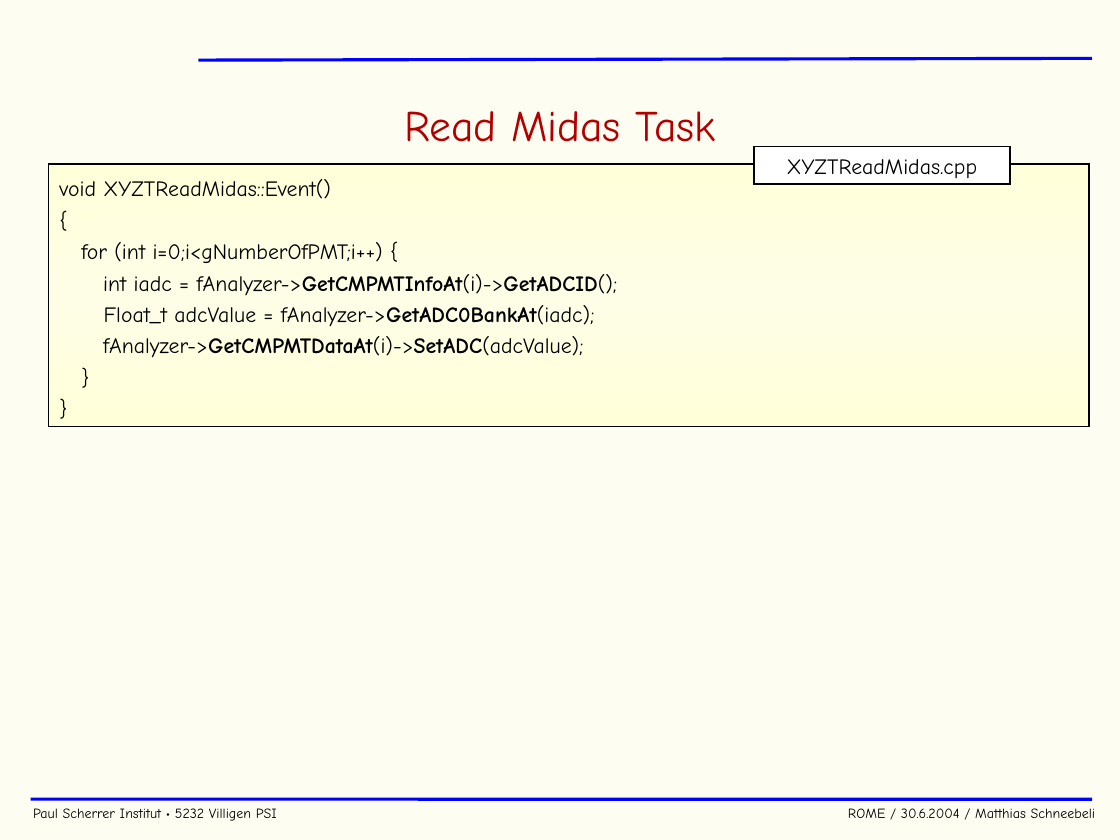
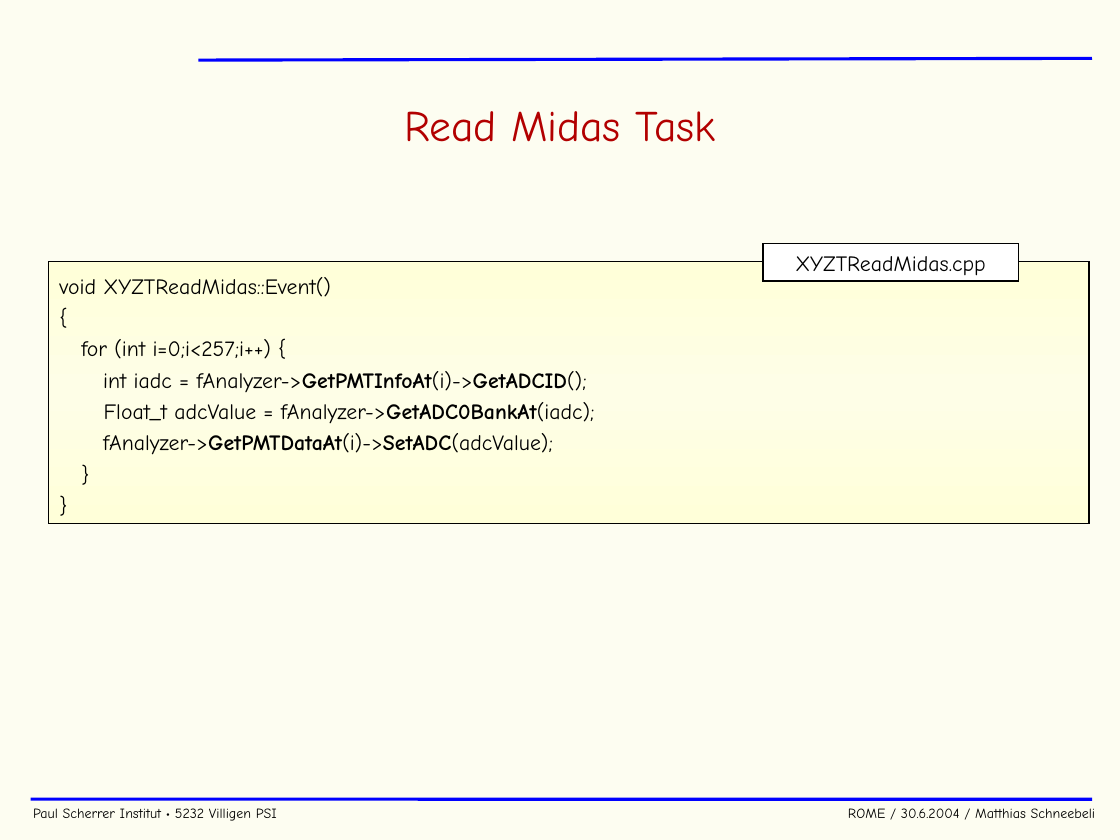
Before and after one commit to cjpl/rome, a slide deck: slide 28 of documentation/ROME.ppt (slide 29 before the commit). Drawn at 1120x840 pixels with LibreOffice and Linux fonts; fonts in the diff are those of the drawing; background and template pictures are left out. Boxes give left, top, right and bottom in pixels: in the first picture for what was removed or moved away, otherwise in the second. Text is boxed around its words. In the diff, an @@ line names an element or a change of style, - is before the commit and + after.

```diff
--- a/documentation/ROME.ppt
+++ b/documentation/ROME.ppt
@@ rectangle "void XYZTReadMidas::Event()": place and size @@
-rectangle "void XYZTReadMidas::Event()" at [48, 165, 1089, 427]
+rectangle "void XYZTReadMidas::Event()" at [48, 261, 1089, 523]
@@ rectangle "XYZTReadMidas.cpp": place and size @@
-rectangle "XYZTReadMidas.cpp" at [754, 147, 1009, 185]
+rectangle "XYZTReadMidas.cpp" at [763, 244, 1019, 282]
@@ text in rectangle at [81, 339, 587, 392]: text changed @@
-for (int i=0;i<gNumberOfPMT;i++) {
-int iadc = fAnalyzer->GetCMPMTInfoAt(i)->GetADCID();
+for (int i=0;i<257;i++) {
+int iadc = fAnalyzer->GetPMTInfoAt(i)->GetADCID();
@@ text in rectangle at [103, 433, 553, 455]: text changed @@
-fAnalyzer->GetCMPMTDataAt(i)->SetADC(adcValue);
+fAnalyzer->GetPMTDataAt(i)->SetADC(adcValue);
```
Also in this commit, not shown: 15 other slides changed, 15 other files.
